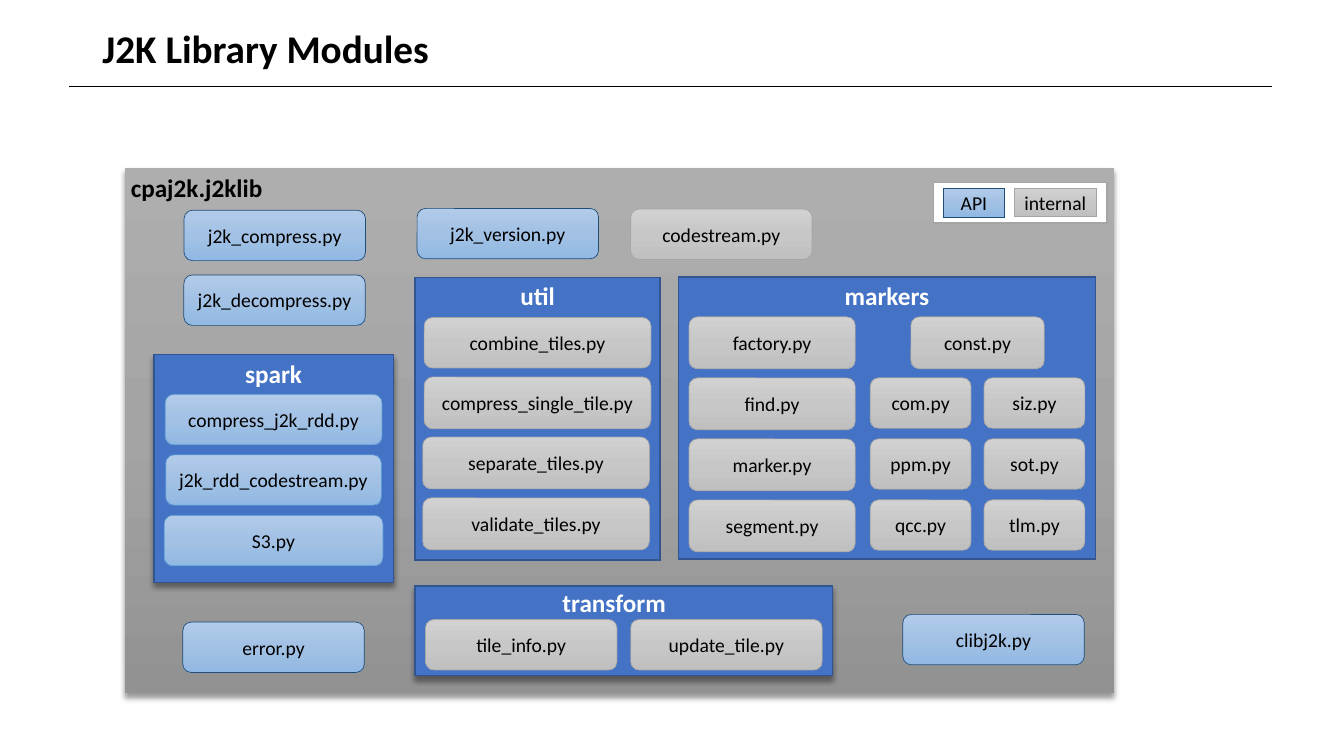
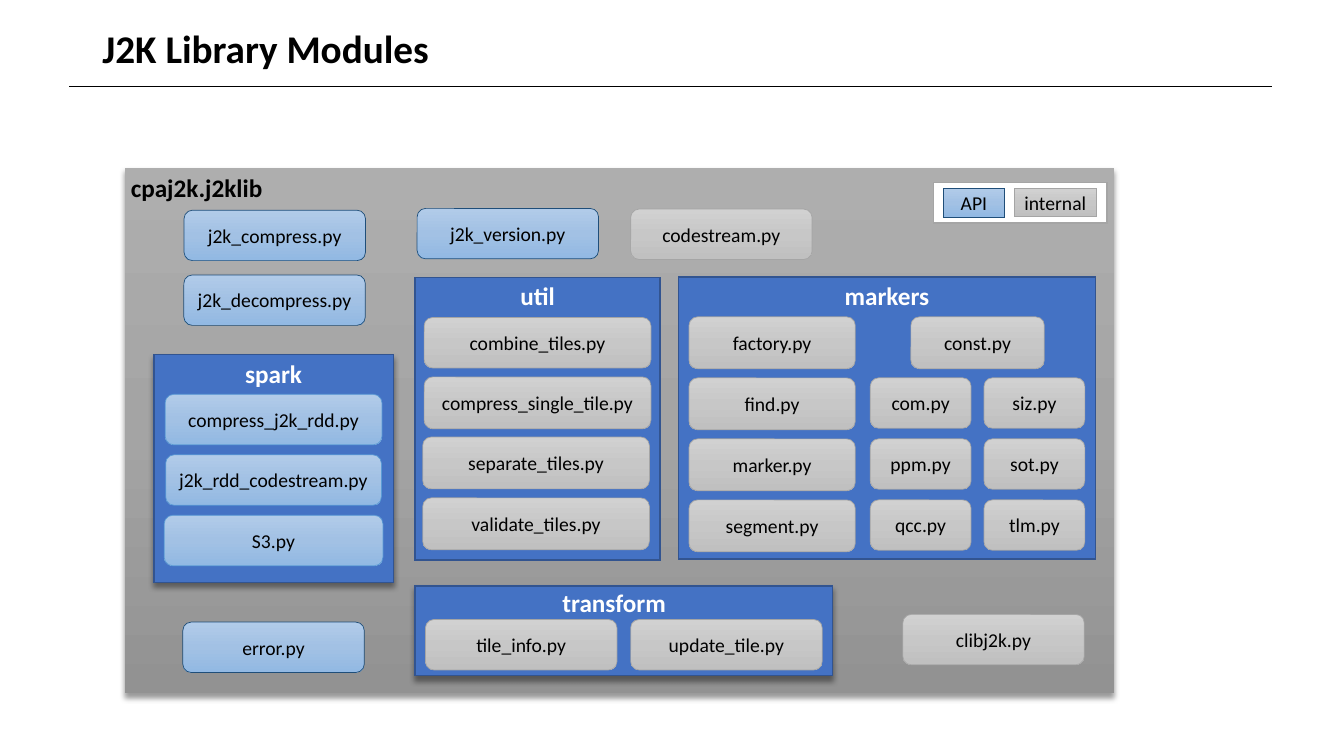
Before and after one commit to mikemayer67/MJ2K, a slide deck: slide 4 of docs/J2KLib_Graphics.pptx (slide 3 before the commit). Drawn at 1344x756 pixels with LibreOffice and Linux fonts; fonts in the diff are those of the drawing. Boxes give left, top, right and bottom in pixels: in the first picture for what was removed or moved away, otherwise in the second. Text is boxed around its words. In the diff, an @@ line names an element or a change of style, - is before the commit and + after.

```diff
--- a/docs/J2KLib_Graphics.pptx
+++ b/docs/J2KLib_Graphics.pptx
@@ rounded rectangle "clibj2k.py" at <box>903,615,1085,665</box>: fill gradient #B1CBE9 to #A3C1E5 to #93B9E4 to gradient #D2D2D2 to #C8C8C8 to #C0C0C0; outline #1F4E79 0.5 pt to #A5A5A5 0.5 pt @@
```
Also in this commit, not shown: 1 slide added, 8 other files.
